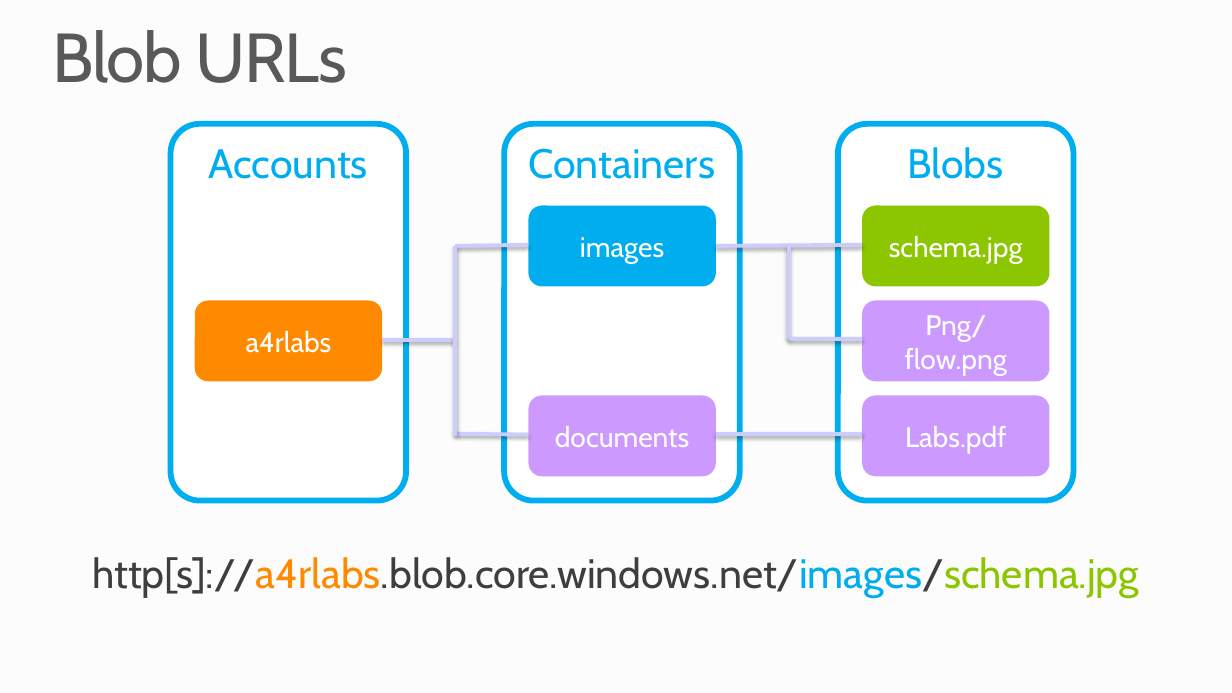
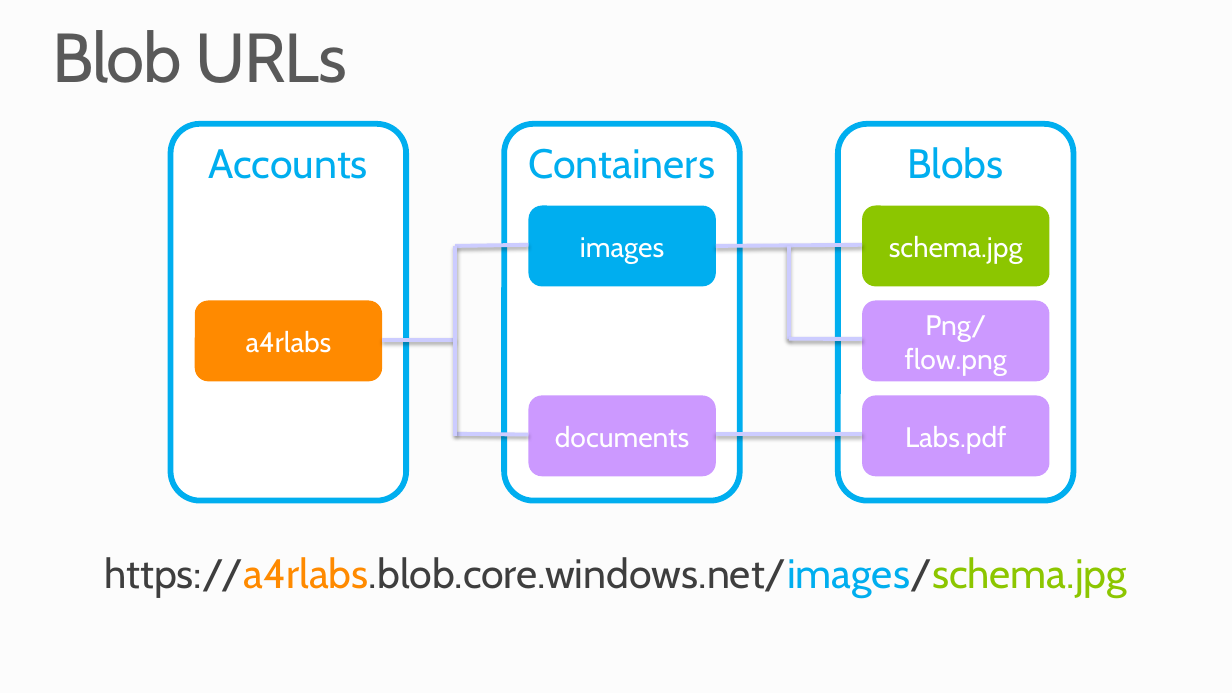
Before and after one commit to MSRConnections/Azure-training-course, a slide deck: slide 4 of Content/Storage/Azure Storage and CLI.pptx. Drawn at 1232x693 pixels with LibreOffice and Linux fonts; fonts in the diff are those of the drawing; background and template pictures are left out. Boxes give left, top, right and bottom in pixels: in the first picture for what was removed or moved away, otherwise in the second. Text is boxed around its words. In the diff, an @@ line names an element or a change of style, - is before the commit and + after.

```diff
--- a/Content/Storage/Azure Storage and CLI.pptx
+++ b/Content/Storage/Azure Storage and CLI.pptx
@@ text at (104, 557, 1127, 598): text changed @@
-http[s]://a4rlabs.blob.core.windows.net/images/schema.jpg
+https://a4rlabs.blob.core.windows.net/images/schema.jpg
```
Also in this commit, not shown: 1 other slide changed, 1 slide added, 2 slides removed.
